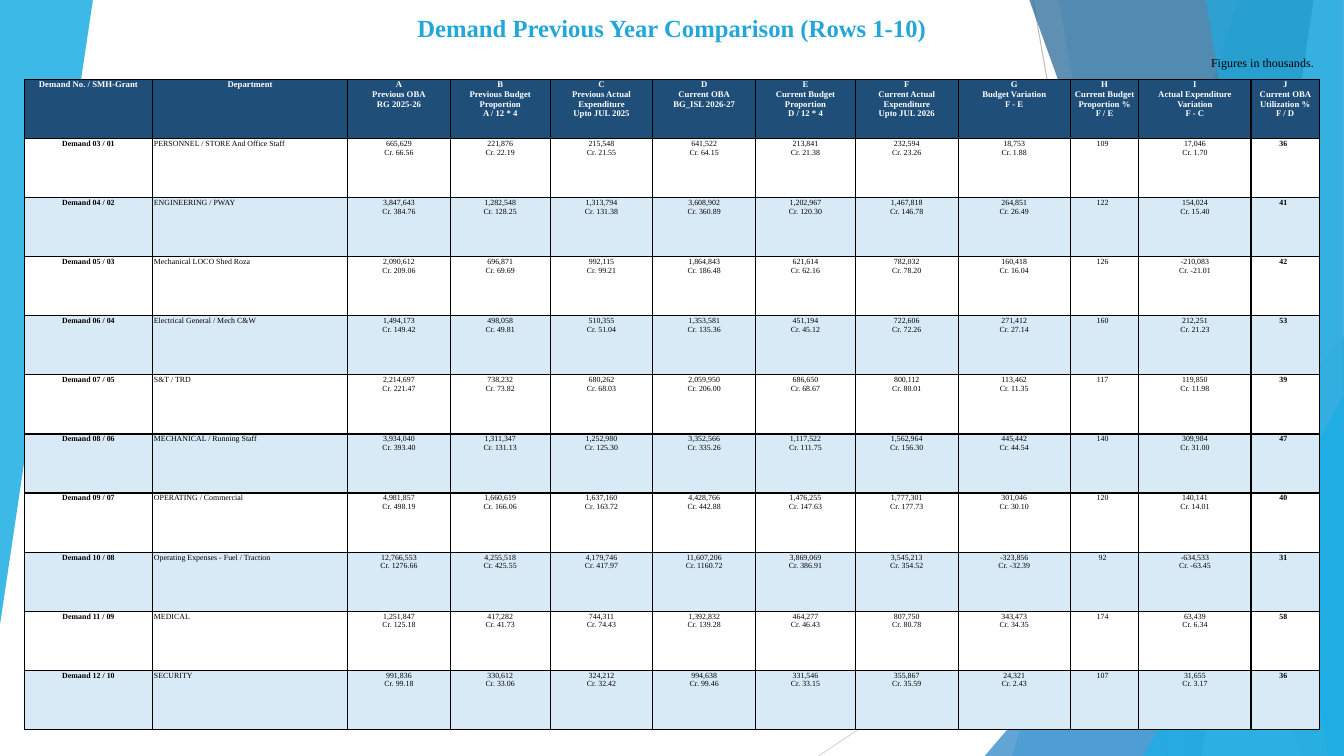
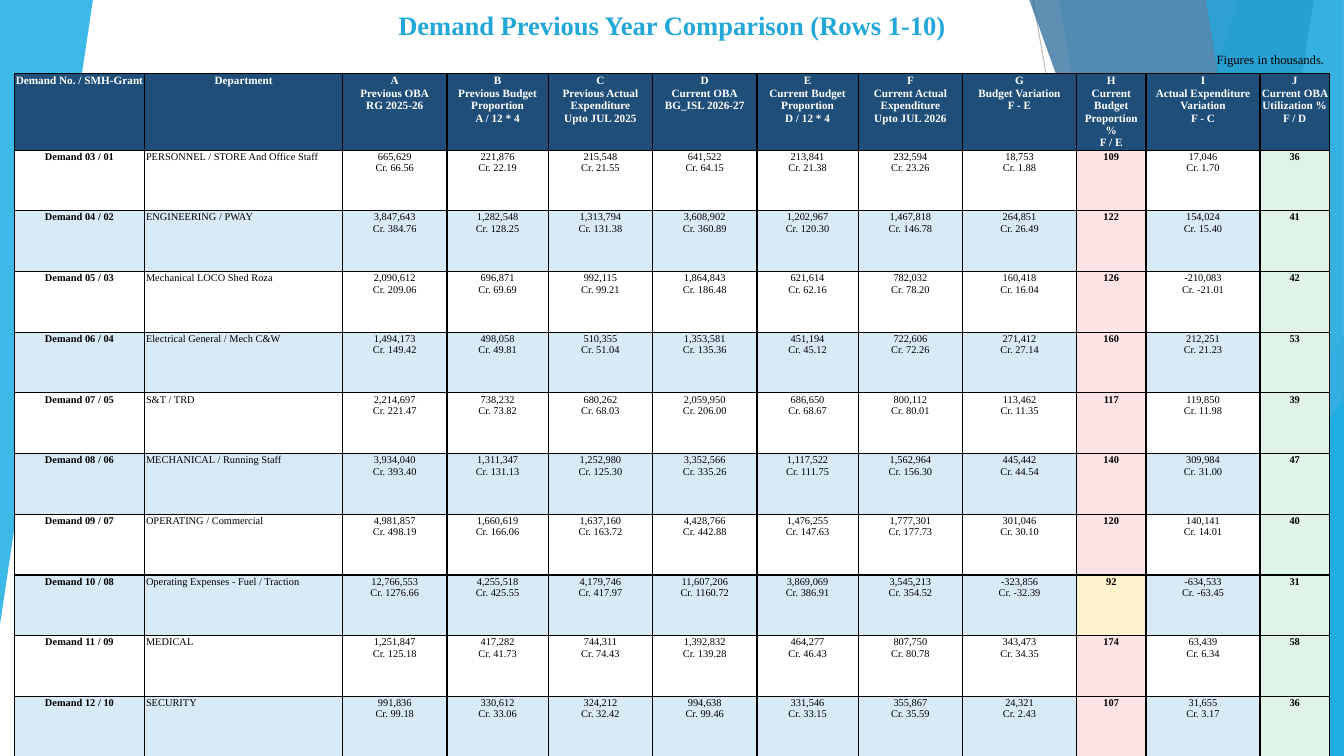
Before and after one commit to girishtiwari007/MB-BUDGET, a slide deck: slide 12 of exports/Moradabad_Division_Current_Year_Budget_Analysis.pptx. Drawn at 1344x756 pixels with LibreOffice and Linux fonts; fonts in the diff are those of the drawing. Boxes give left, top, right and bottom in pixels: in the first picture for what was removed or moved away, otherwise in the second. Text is boxed around its words. In the diff, an @@ line names an element or a change of style, - is before the commit and + after.

```diff
--- a/exports/Moradabad_Division_Current_Year_Budget_Analysis.pptx
+++ b/exports/Moradabad_Division_Current_Year_Budget_Analysis.pptx
@@ text "Demand Previous Year Comparison (Rows ...": place and size @@
-text "Demand Previous Year Comparison (Rows ..." at (417,20,925,42)
+text "Demand Previous Year Comparison (Rows ..." at (398,16,945,41)
@@ text "Demand Previous Year Comparison (Rows ..." at (398,16,945,41): size 17.6 to 19 pt @@
@@ text "Figures in thousands." at (1217,55,1325,67): size 8.6 to 9 pt @@
@@ table at (14,74,1328,742) @@
@@ fill #FFFFFF to #FCE4E4 in 5 cells @@
@@ fill #FFFFFF to #DFF3E7 in 5 cells @@
@@ fill #D9EAF7 to #FCE4E4 in 4 cells @@
@@ fill #D9EAF7 to #DFF3E7 in 5 cells @@
@@ fill #D9EAF7 to #FFF2CC in row 9, column 10 @@
@@ size 6.2 to 8 pt in "Demand No. / SMH-Grant", "Department", "A Previous OBA RG 2025-26", "B Previous Budget Proportion A / 12 ..." and 8 more places @@
@@ size 5.6 to 7.4 pt in "Demand 03 / 01", "PERSONNEL / STORE And Office Staff", "665,629 Cr. 66.56", "221,876 Cr. 22.19" and 116 more places @@
@@ bold on in "109", "122", "126", "160" and 6 more places @@
@@ table: place and size @@
-table at (24,80,1319,730)
+table at (14,74,1328,742)
```
Also in this commit, not shown: 12 other slides changed, 5 other files.
